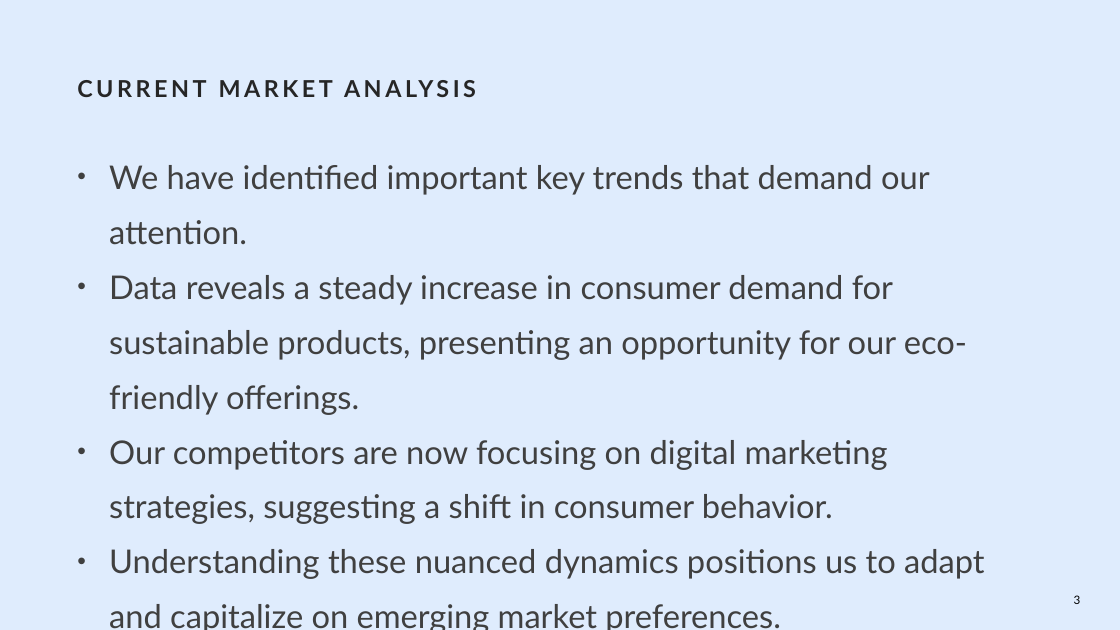
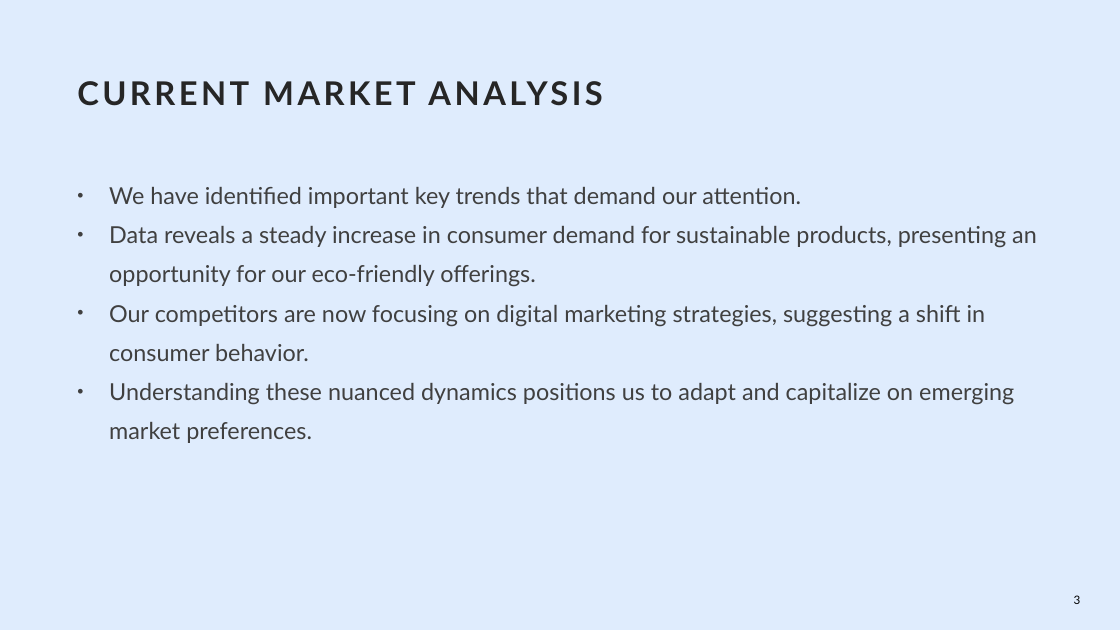
Before and after one commit to sebahrens/json2pptx, a slide deck: slide 3 of templates/blue-corporate.pptx. Drawn at 1120x630 pixels with LibreOffice and Linux fonts; fonts in the diff are those of the drawing; background and template pictures are left out. Boxes give left, top, right and bottom in pixels: in the first picture for what was removed or moved away, otherwise in the second. Text is boxed around its words. In the diff, an @@ line names an element or a change of style, - is before the commit and + after.

```diff
--- a/templates/blue-corporate.pptx
+++ b/templates/blue-corporate.pptx
@@ title "CURRENT MARKET ANALYSIS" at <box>77,77,1040,161</box>: size 20 to 28 pt @@
@@ text "We have identified important key ...": place and size @@
-text "We have identified important key ..." at <box>109,165,985,630</box>
+text "We have identified important key ..." at <box>109,187,1037,443</box>
@@ text "We have identified important key ..." at <box>109,187,1037,443</box>: size 28 to 20 pt @@
```
Also in this commit, not shown: 5 other files.
